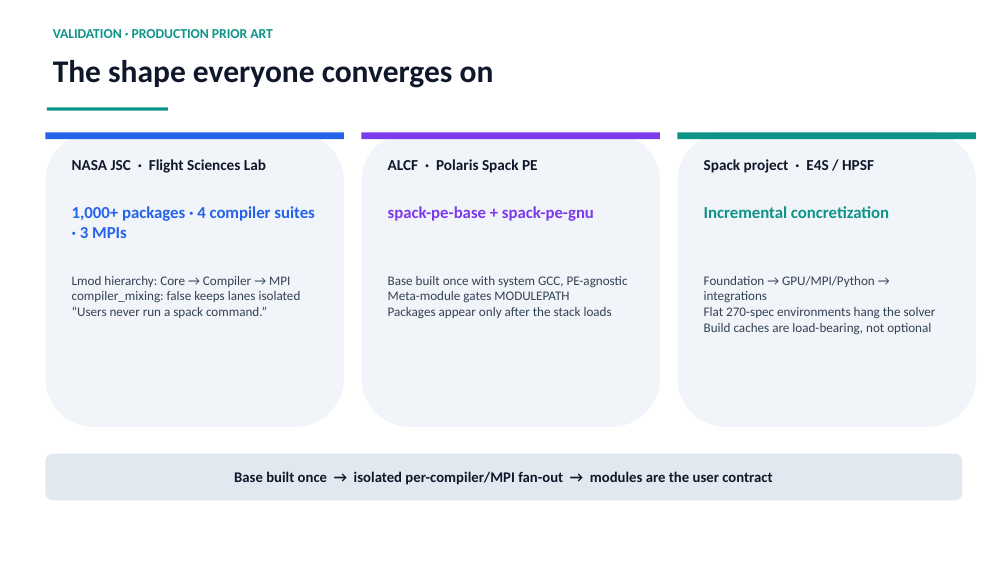
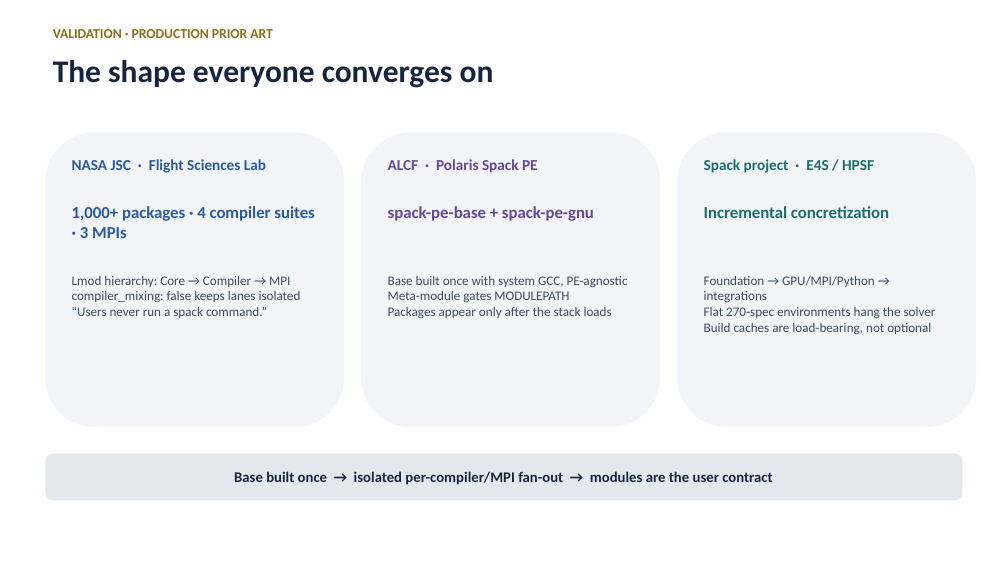
Before and after one commit to ray12514/stack-planning, a slide deck: slide 3 of presentations/cse_lanes_model.pptx. Drawn at 1008x567 pixels with LibreOffice and Linux fonts; fonts in the diff are those of the drawing. Boxes give left, top, right and bottom in pixels: in the first picture for what was removed or moved away, otherwise in the second. Text is boxed around its words. In the diff, an @@ line names an element or a change of style, - is before the commit and + after.

Commit message:
Deck: navy and gold palette, and drop the machine-design tells
The old palette was the Tailwind default color set verbatim, which is a
soft fingerprint of generated design, and the deck carried two stronger
ones: an accent rule under every title and coloured edge stripes on the
cards. The palette is now a hand-tuned navy and gold family in the HPCMP
direction, the title rule is gone, and the stripes are replaced by
colouring the card's own heading, which keeps the lane colour coding
without the stripe.

```diff
--- a/presentations/cse_lanes_model.pptx
+++ b/presentations/cse_lanes_model.pptx
@@ text "VALIDATION · PRODUCTION PRIOR ART" at <box>53,29,273,38</box>: text colour #0D9488 to #8C6D1F @@
@@ text "The shape everyone converges on" at <box>53,60,494,88</box>: text colour #0F172A to #16243D @@
@@ rectangle removed at <box>47,107,168,110</box> @@
@@ rectangle removed at <box>45,132,344,139</box> @@
@@ rectangle removed at <box>361,132,660,139</box> @@
@@ fill #F1F5F9 to #F2F4F7 in 3 elements at <box>45,132,344,427</box>, <box>361,132,660,427</box>, <box>678,132,976,427</box> @@
@@ rectangle removed at <box>678,132,976,139</box> @@
@@ text "NASA JSC · Flight Sciences ..." at <box>72,159,266,173</box>: text colour #0F172A to #2C5AA0 @@
@@ text "ALCF · Polaris Spack PE" at <box>388,159,538,173</box>: text colour #0F172A to #634A94 @@
@@ text "Spack project · E4S / ..." at <box>704,159,874,173</box>: text colour #0F172A to #1D6E6A @@
@@ text "1,000+ packages · 4 compiler ..." at <box>72,206,314,238</box>: text colour #2563EB to #2C5AA0 @@
@@ text "spack-pe-base + spack-pe-gnu" at <box>388,206,594,221</box>: text colour #7C3AED to #634A94 @@
@@ text "Incremental concretization" at <box>704,206,889,218</box>: text colour #0D9488 to #1D6E6A @@
@@ rounded rectangle "Base built once → isolated ..." at <box>45,454,963,501</box>: text colour #0F172A to #16243D; fill #E2E8F0 to #E3E7EE @@
```
Also in this commit, not shown: 13 other slides changed, 1 other file.
